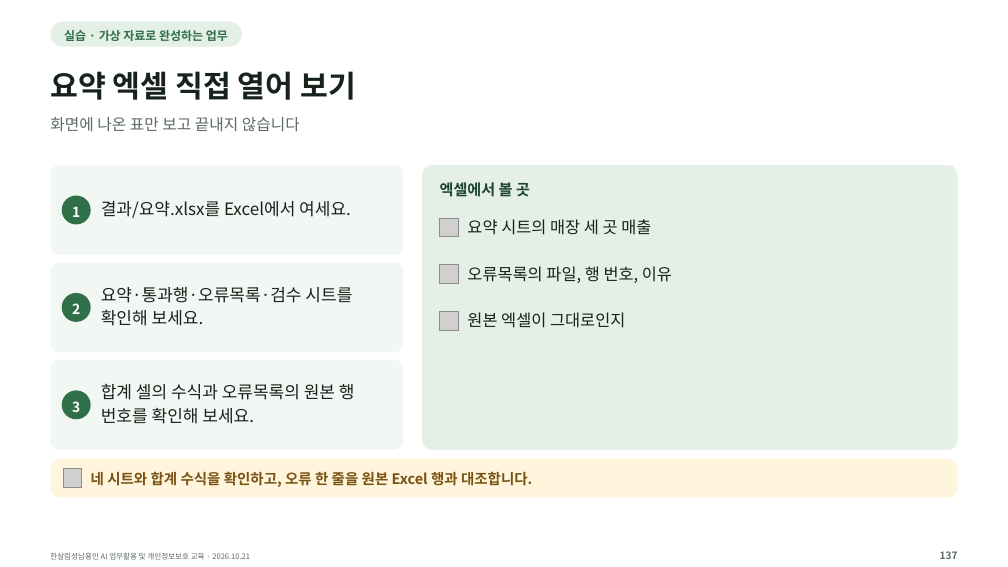
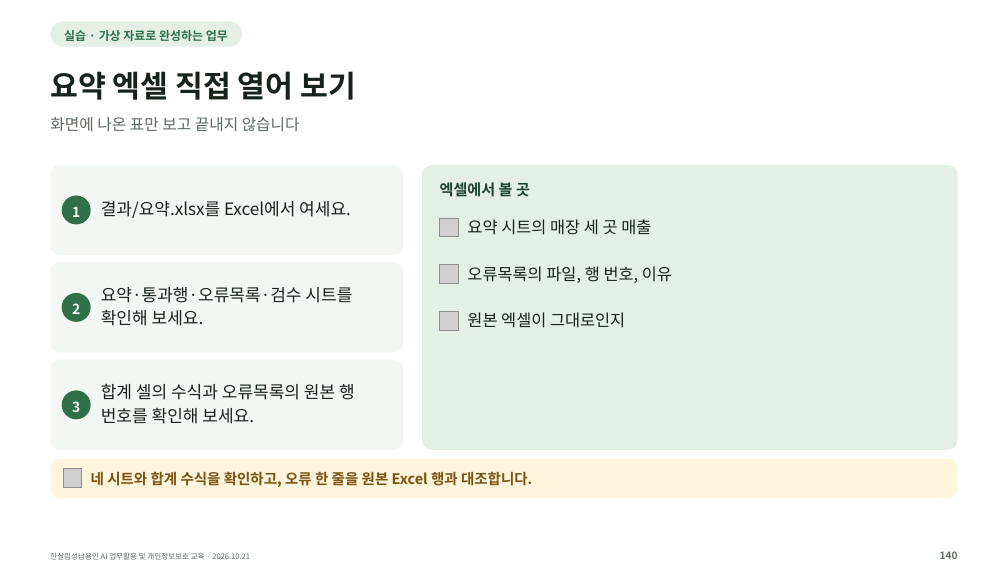
Before and after one commit to kscold/kscold-blog-version-2, a slide deck: slide 120 of apps/web/public/hansalim/files/한살림_AI교육_강의자료.pptx (slide 117 before the commit). Drawn at 1008x567 pixels with LibreOffice and Linux fonts; fonts in the diff are those of the drawing; grey boxes stand for pictures. Boxes give left, top, right and bottom in pixels: in the first picture for what was removed or moved away, otherwise in the second. Text is boxed around its words. In the diff, an @@ line names an element or a change of style, - is before the commit and + after.

```diff
--- a/apps/web/public/hansalim/files/한살림_AI교육_강의자료.pptx
+++ b/apps/web/public/hansalim/files/한살림_AI교육_강의자료.pptx
@@ text at [940, 551, 958, 559]: text changed @@
-137
+140
```
Also in this commit, not shown: 129 other slides changed, 3 slides added, 6 other files.
